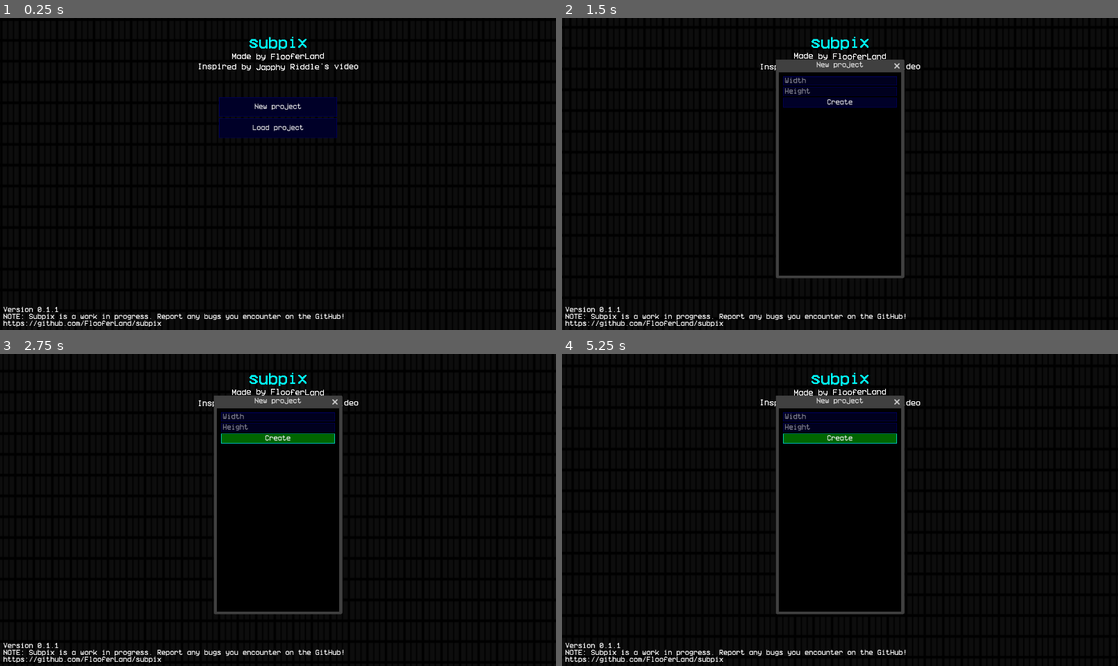
Above: before the commit, frames 1-4 (two rows, left to right).
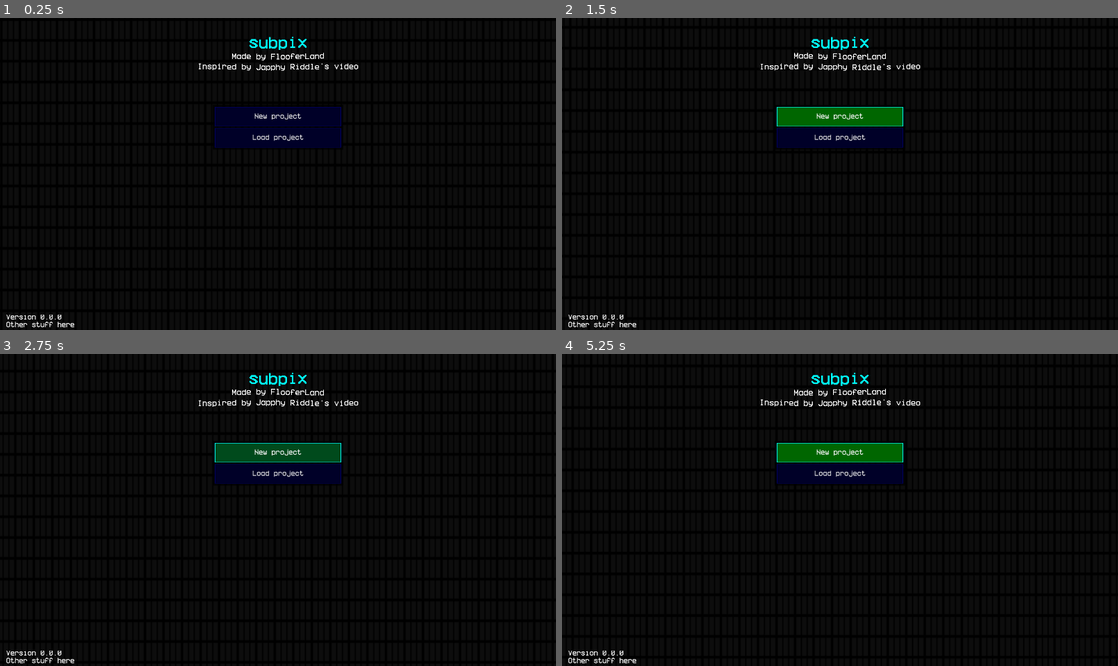
Above: after the commit, the same moments.

Repository: FlooferLand/subpix
Game: Godot game, scene res://scenes/entry.tscn
Two runs of this game, one before a commit and one after it. Both use one fixed random seed, a clock stepped at 60 frames per second and the inputs below.
Inputs (mouse positions are in pixels of both pictures, inside the frame that each line leads up to):
- Up to frame 1 (0.25 s): no input
- Up to frame 2 (1.5 s): click "Load project" at 0.5 s; click "New project" at 1.25 s
- Up to frame 3 (2.75 s): click (278, 438) at 2 s, where only the run before the commit has a clickable "Create"
- Up to frame 4 (5.25 s): click "New project" at 2.75 s; click (840, 438) at 3.5 s, where only the run before the commit has a clickable "Create"; click (840, 438) at 4.25 s, where only the run before the commit has a clickable "Create"; click "New project" at 5 s

The runs differ from the first frame. In frame 1, 2.9% of the frame differs, in the area x 0-62%, y 25-100%; in frame 2, 6.8%; in frame 3, 6.6%; in frame 4, 6.8%, in the area x 0-62%, y 13-100%.
Error after the commit: Invalid assignment of property or key 'text' with value of type 'String' on a base object of type 'Nil'. (res://scripts/entry.gd:8)

Commit message:
Adjust styling

Diff:
--- a/project.godot
+++ b/project.godot
@@ -31,6 +31,10 @@
 window/size/viewport_height=768
 window/size/window_width_override=1366
 window/size/window_height_override=768
+
+[dotnet]
+
+project/assembly_name="Subpix"
 
 [gui]
 
--- a/scenes/entry.tscn
+++ b/scenes/entry.tscn
@@ -10,7 +10,10 @@
 shader_parameter/brightness = 0.4
 shader_parameter/tile = ExtResource("3_riyh0")
 
-[node name="Entry" type="Control" node_paths=PackedStringArray("create_button", "load_button", "version")]
+[sub_resource type="StyleBoxFlat" id="StyleBoxFlat_ufxal"]
+bg_color = Color(0, 0, 0, 0.784314)
+
+[node name="Entry" type="Control" node_paths=PackedStringArray("create_button", "load_button", "info")]
 layout_mode = 3
 anchors_preset = 15
 anchor_right = 1.0
@@ -18,9 +21,9 @@
 grow_horizontal = 2
 grow_vertical = 2
 script = ExtResource("1_v23wx")
-create_button = NodePath("Buttons/Create")
-load_button = NodePath("Buttons/Load")
-version = NodePath("Version")
+create_button = NodePath("PanelContainer/MarginContainer/Buttons/Create")
+load_button = NodePath("PanelContainer/MarginContainer/Buttons/Load")
+info = NodePath("MarginContainer/VBoxContainer/Info")
 
 [node name="Backdrop" type="ColorRect" parent="."]
 material = SubResource("ShaderMaterial_em41k")
@@ -48,36 +51,59 @@
 [font_size=16][wave freq=4 amp=8]Made by FlooferLand[/wave]
 [font_size=16][wave freq=4 amp=8]Inspired by Japphy Riddle's video[/wave]"
 
-[node name="Buttons" type="VBoxContainer" parent="."]
+[node name="PanelContainer" type="PanelContainer" parent="."]
 layout_mode = 1
 anchors_preset = 5
 anchor_left = 0.5
 anchor_right = 0.5
-offset_left = -145.0
-offset_top = 195.0
-offset_right = 145.0
-offset_bottom = 409.0
+offset_left = -160.0
+offset_top = 214.0
+offset_right = 160.0
+offset_bottom = 314.0
 grow_horizontal = 2
+theme_override_styles/panel = SubResource("StyleBoxFlat_ufxal")
+metadata/_edit_group_ = true
 
-[node name="Create" type="Button" parent="Buttons"]
+[node name="MarginContainer" type="MarginContainer" parent="PanelContainer"]
+layout_mode = 2
+theme_override_constants/margin_left = 5
+theme_override_constants/margin_top = 5
+theme_override_constants/margin_right = 5
+theme_override_constants/margin_bottom = 5
+
+[node name="Buttons" type="VBoxContainer" parent="PanelContainer/MarginContainer"]
+layout_mode = 2
+
+[node name="Create" type="Button" parent="PanelContainer/MarginContainer/Buttons"]
 custom_minimum_size = Vector2(0, 48)
 layout_mode = 2
 text = "New project"
 
-[node name="Load" type="Button" parent="Buttons"]
+[node name="Load" type="Button" parent="PanelContainer/MarginContainer/Buttons"]
 custom_minimum_size = Vector2(0, 48)
 layout_mode = 2
 text = "Load project"
 
-[node name="Version" type="Label" parent="."]
+[node name="MarginContainer" type="MarginContainer" parent="."]
 layout_mode = 1
-anchors_preset = 2
+anchors_preset = 12
 anchor_top = 1.0
+anchor_right = 1.0
 anchor_bottom = 1.0
-offset_left = 8.0
-offset_top = -127.0
-offset_right = 446.0
-offset_bottom = -8.0
+offset_top = -146.0
+grow_horizontal = 2
 grow_vertical = 0
-text = "Version 0.0.0"
-vertical_alignment = 2
+theme_override_constants/margin_left = 15
+
+[node name="VBoxContainer" type="VBoxContainer" parent="MarginContainer"]
+layout_mode = 2
+alignment = 2
+
+[node name="Info" type="RichTextLabel" parent="MarginContainer/VBoxContainer"]
+layout_mode = 2
+theme_override_constants/line_separation = 5
+bbcode_enabled = true
+text = "Version 0.0.0
+Other stuff here"
+fit_content = true
+scroll_active = false
--- a/scenes/main.tscn
+++ b/scenes/main.tscn
@@ -228,7 +228,7 @@
 [node name="CanvasViewport" type="SubViewport" parent="Panels/Canvas"]
 disable_3d = true
 handle_input_locally = false
-size = Vector2i(1166, 768)
+size = Vector2i(2, 2)
 render_target_update_mode = 4
 
 [node name="Backdrop" type="ColorRect" parent="Panels/Canvas/CanvasViewport"]
--- a/settings.tres
+++ b/settings.tres
@@ -9,5 +9,5 @@
 "dot2": Color(0, 1, 0, 1),
 "dot3": Color(0, 0, 1, 1)
 }
-fancy_shader = false
+fancy_shader = true
 show_preview = true
--- a/shaders/pixelgrid.gdshader
+++ b/shaders/pixelgrid.gdshader
@@ -64,7 +64,7 @@
 // Display warp.
 // 0.0 = none
 // 1.0/8.0 = extreme
-const vec2 warp = vec2(64.0, 24.0);
+const vec2 warp = vec2(96.0, 32.0);
 
 // Amount of shadow mask.
 const float maskDark  = 0.5;
Not shown: 1 places in scenes/entry.tscn that only renumber resources
